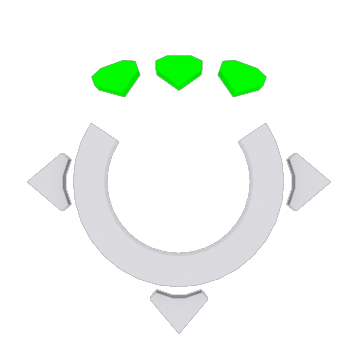
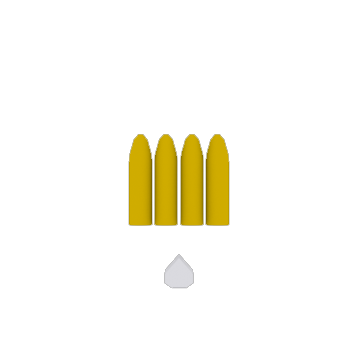
Before/after of a 360x360 layered artwork. What changed in the layer stack:
added group "CURSORREARM" with 8 layers above "CURSORTURN" over [73, 77, 284, 289]
added layer "0" (1st of 6, in "CURSORREARM") in group "CURSORREARM" over [128, 134, 230, 289]
added group "CURSORTURN" with 4 layers above "CURSORUNLOAD" over [58, 55, 300, 301]
hid group "CURSORUNLOAD" (7 layers) over [27, 55, 331, 334]
hid group "CURSORPICKUP" (7 layers) over [27, 55, 331, 334]